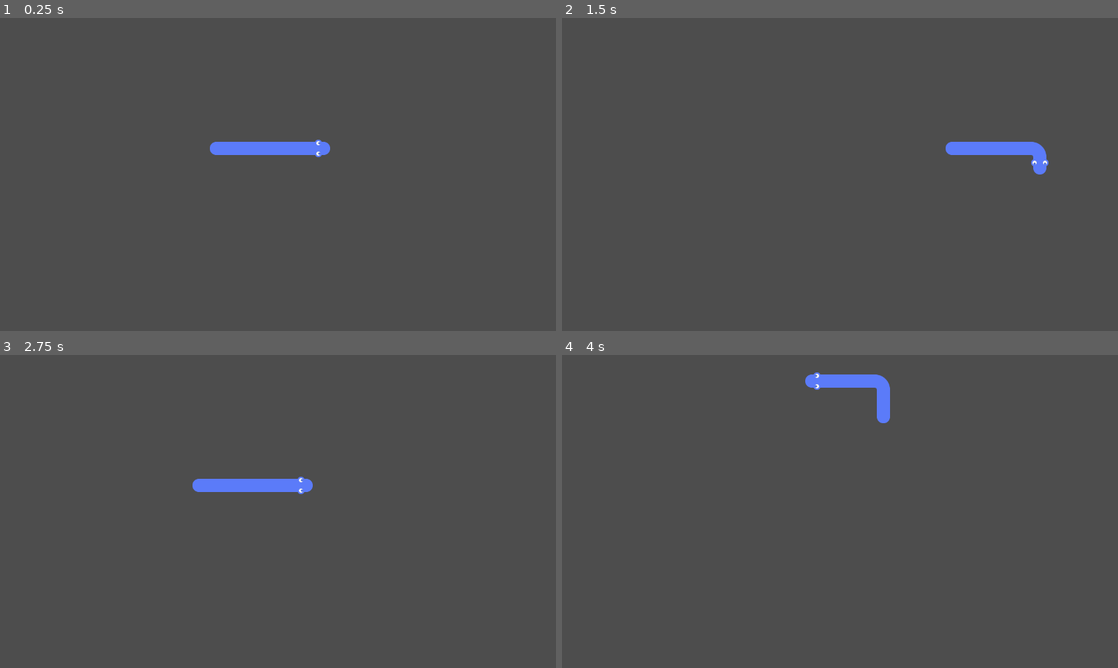
Above: before the commit, frames 1-4 (two rows, left to right).
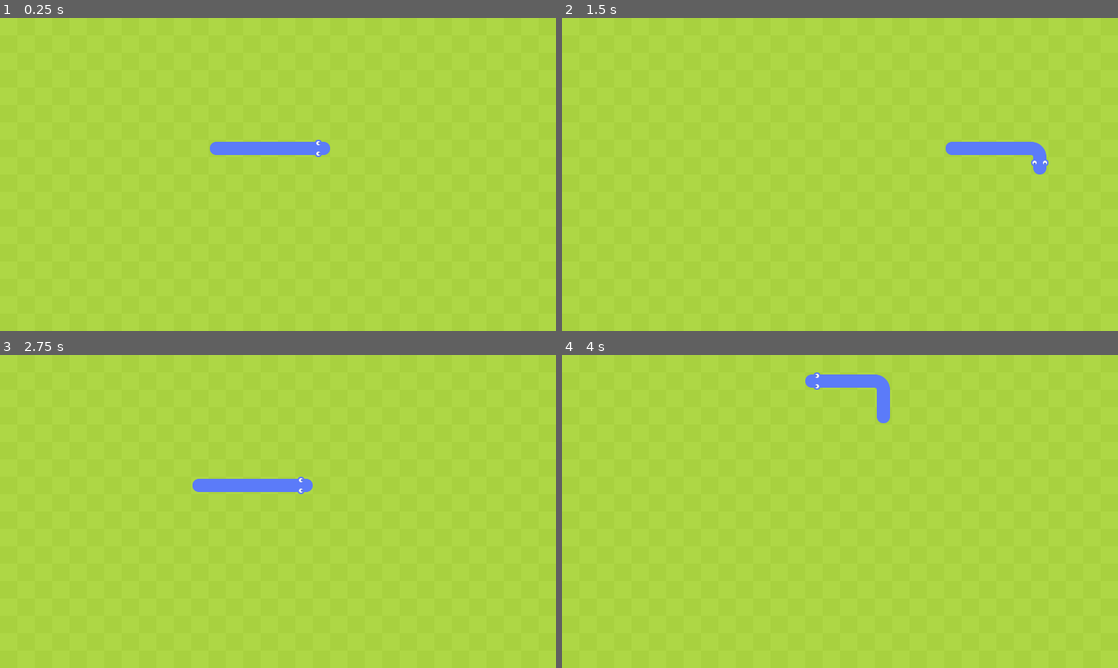
Above: after the commit, the same moments.

Repository: Martin4ndersen/Snake
Game: Godot game, scene res://game.tscn
The game is run twice, just before and just after one commit, with the same random seed, the same clock (stepped at 60 frames per second) and the same inputs.
Inputs:
- Up to frame 1 (0.25 s): no input
- Up to frame 2 (1.5 s): hold Right (ui_right) 0.53-1.28 s; hold Down (ui_down) from 1.28 s (still down)
- Up to frame 3 (2.75 s): release Down (ui_down) at 2.03 s; hold Right (ui_right) from 2.03 s (still down)
- Up to frame 4 (4 s): release Right (ui_right) at 2.78 s; hold Up (ui_up) 2.78-3.53 s; hold Left (ui_left) from 3.53 s (still down)

The runs differ from the first frame. In frame 1, 99% of the frame differs, in the area x 0-100%, y 0-100%; in frame 2, 99%; in frame 3, 99%; in frame 4, 99%.

Commit message:
feat: add grass
- Add grass as new TileMapLayer.
- Update screenshot.

Diff:
--- a/game.gd
+++ b/game.gd
@@ -7,7 +7,7 @@
 # This function creates a new instance of the Snake class, passing in the Grid node,
 # and adds the snake as a child of the current node to manage it within the scene.
 func _ready() -> void:
-	snake = Snake.new($Grid)
+	snake = Snake.new($Grid/Objects)
 	add_child(snake)
 
 # Called every frame to update the game state. 'delta' represents the time elapsed since the last frame.
@@ -18,7 +18,7 @@
 	snake.handle_input()
 
 	if snake.move_timer >= snake.move_delay:
-		$Grid.clear()
+		$Grid/Objects.clear()
 		snake.move()
 		snake.move_timer = 0.0
 		snake.draw()
--- a/game.tscn
+++ b/game.tscn
@@ -1,7 +1,19 @@
-[gd_scene load_steps=5 format=3 uid="uid://cnqcq21sid7m8"]
+[gd_scene load_steps=9 format=3 uid="uid://cnqcq21sid7m8"]
 
 [ext_resource type="Script" path="res://game.gd" id="1_7475o"]
-[ext_resource type="Texture2D" uid="uid://isv4sfevij80" path="res://sprite_sheet.png" id="2_5vc0c"]
+[ext_resource type="Texture2D" uid="uid://isv4sfevij80" path="res://objects.png" id="2_5vc0c"]
+[ext_resource type="Script" path="res://grid.gd" id="2_7ngep"]
+[ext_resource type="Texture2D" uid="uid://orhdjvwd6j8m" path="res://grass.png" id="2_rjt54"]
+
+[sub_resource type="TileSetAtlasSource" id="TileSetAtlasSource_brrx7"]
+texture = ExtResource("2_rjt54")
+texture_region_size = Vector2i(40, 40)
+0:0/0 = 0
+1:0/0 = 0
+
+[sub_resource type="TileSet" id="TileSet_0hg2u"]
+tile_size = Vector2i(40, 40)
+sources/0 = SubResource("TileSetAtlasSource_brrx7")
 
 [sub_resource type="TileSetAtlasSource" id="TileSetAtlasSource_gnqsg"]
 texture = ExtResource("2_5vc0c")
@@ -29,5 +41,11 @@
 [node name="Game" type="Node2D"]
 script = ExtResource("1_7475o")
 
-[node name="Grid" type="TileMapLayer" parent="."]
+[node name="Grid" type="Node2D" parent="."]
+script = ExtResource("2_7ngep")
+
+[node name="Ground" type="TileMapLayer" parent="Grid"]
+tile_set = SubResource("TileSet_0hg2u")
+
+[node name="Objects" type="TileMapLayer" parent="Grid"]
 tile_set = SubResource("TileSet_r6wv6")
--- /dev/null
+++ b/grid.gd
@@ -0,0 +1,14 @@
+extends Node2D
+
+const tile_size : int = 40
+
+# Called when the node is added to the scene and ready to execute.
+func _ready() -> void:
+	var viewport_size = get_viewport_rect().size
+
+	for x in range(viewport_size.x / tile_size):
+		for y in range(viewport_size.y / tile_size):
+			if (x + y) % 2 == 0:
+				$Ground.set_cell(Vector2i(x, y), 0, Vector2i(0, 0))
+			else:
+				$Ground.set_cell(Vector2i(x, y), 0, Vector2i(1, 0))
Binary file added: grass.png
Not shown, added: grass.png.import
Renamed: sprite_sheet.png -> objects.png
Not shown, changed: objects.png.import
Binary file changed: screenshot.png
